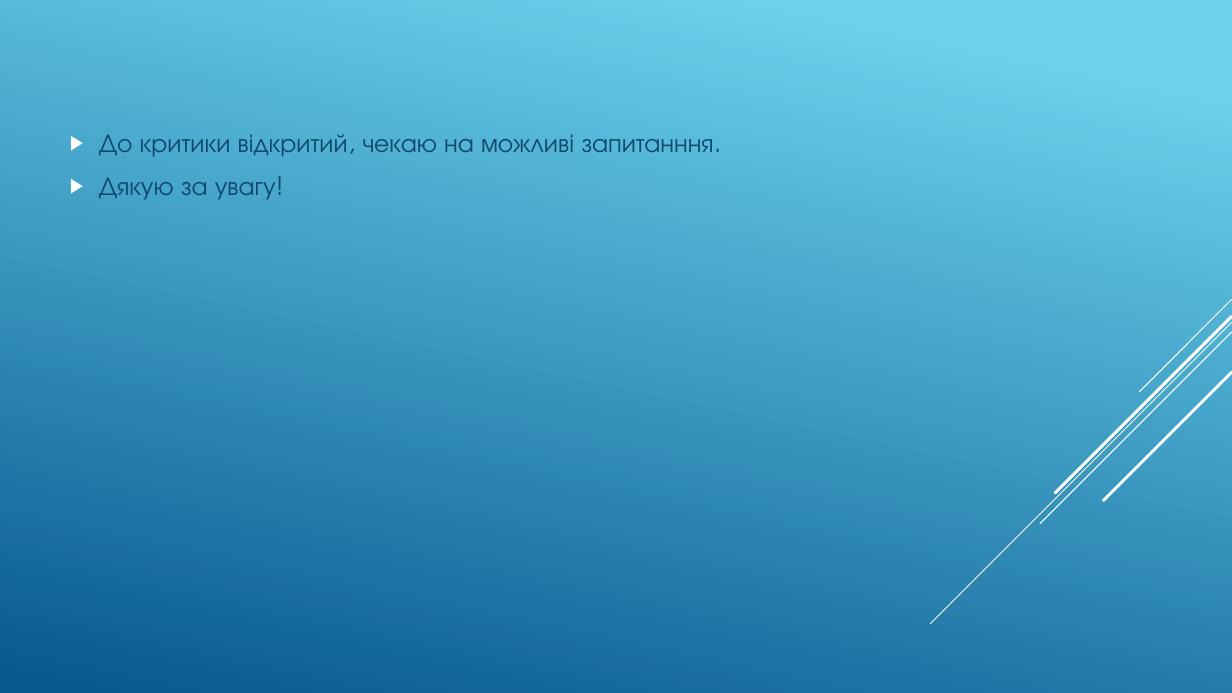
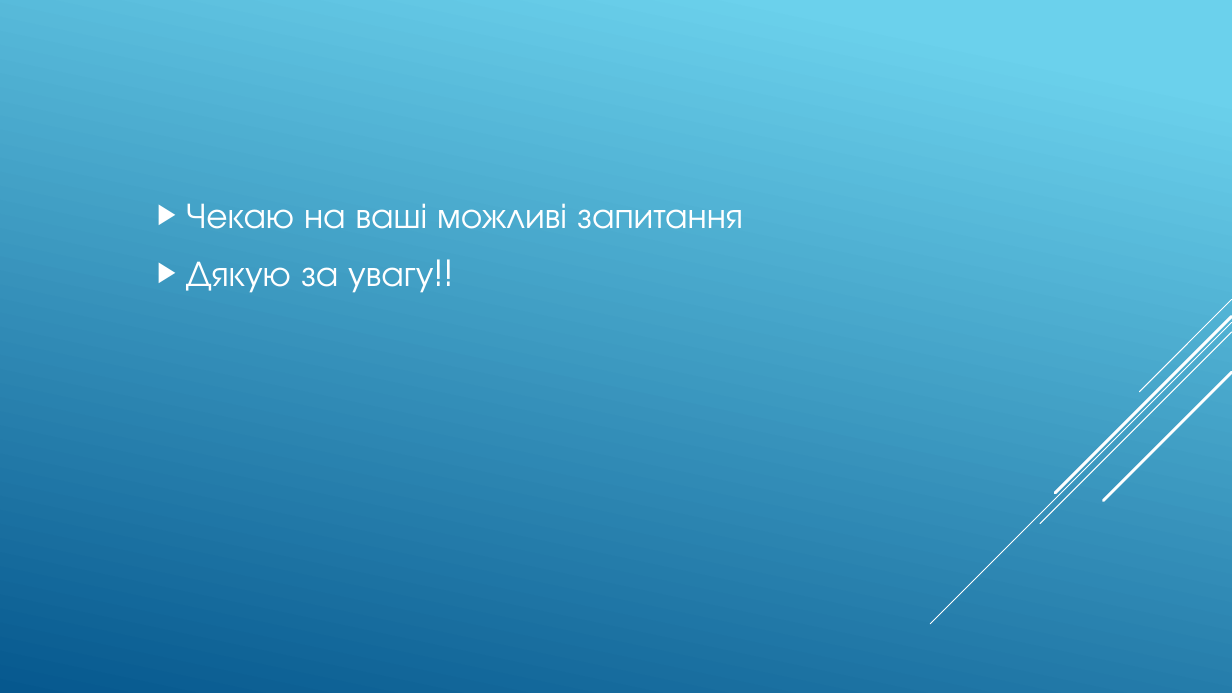
Before and after one commit to KostyaGoodAlive/python, a slide deck: slide 6 of Презентация1.pptx (slide 5 before the commit). Drawn at 1232x693 pixels with LibreOffice and Linux fonts; fonts in the diff are those of the drawing. Boxes give left, top, right and bottom in pixels: in the first picture for what was removed or moved away, otherwise in the second. Text is boxed around its words. In the diff, an @@ line names an element or a change of style, - is before the commit and + after.

```diff
--- a/Презентация1.pptx
+++ b/Презентация1.pptx
@@ text at (186, 203, 743, 293): text changed; size 20 to 28 pt; text colour #0F496F to #FFFFFF @@
-▶ До критики відкритий, чекаю на можливі запитанння.
-▶ Дякую за увагу!
+▶ Чекаю на ваші можливі запитання
+▶ Дякую за увагу!!
```
Also in this commit, not shown: 2 other slides changed, 1 slide added, 10 other files.
